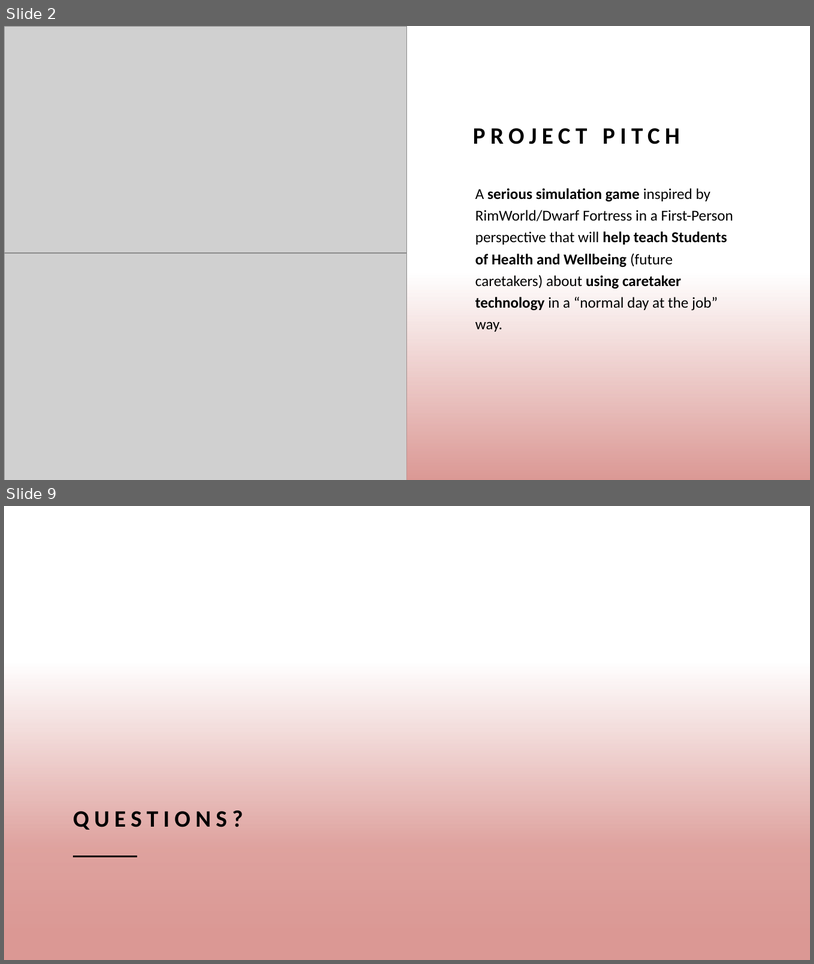
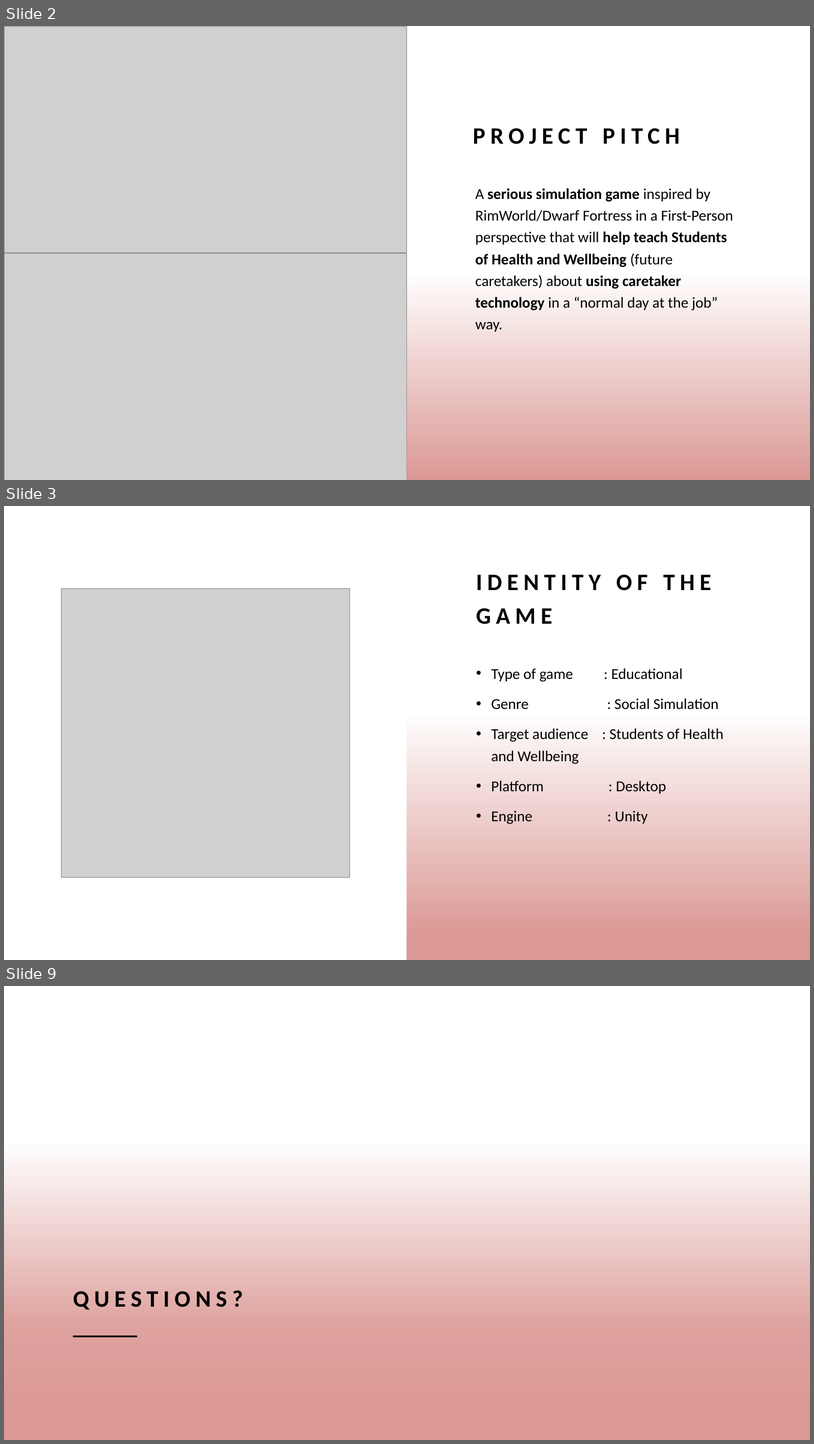
Before and after one commit to Snechar/CaretakerSim, a slide deck: Documents/Pitch.pptx. Shown one above the other, each under a label of ours: slides 2 and 9 before the commit, slides 2, 3 and 9 after it; the slides between them are not shown. The pictures are 814x964 and 814x1444 pixels, drawn with LibreOffice and Linux fonts; fonts in the diff are those of the drawing; grey boxes stand for pictures; background and template pictures are left out. Boxes give left, top, right and bottom in pixels: in the first picture for what was removed or moved away, otherwise in the second. Text is boxed around its words. In the diff, an @@ line names an element or a change of style, - is before the commit and + after.

```diff
--- a/Documents/Pitch.pptx
+++ b/Documents/Pitch.pptx
@@ slide 3 added at (x1=4, y1=506, x2=810, y2=960), background #FFFFFF; not listed: 1 template element that a slide beside it also shows @@
@@ rectangle added at (x1=4, y1=506, x2=810, y2=960), fill #FFFFFF @@
@@ rectangle added at (x1=5, y1=506, x2=408, y2=960), fill #FFFFFF @@
@@ title added at (x1=476, y1=574, x2=711, y2=624), 28 pt, text #000000, bold @@
+IDENTITY OF THE GAME
@@ picture added at (x1=62, y1=589, x2=350, y2=877) @@
@@ rectangle added at (x1=407, y1=673, x2=810, y2=960), fill gradient #DB9894 @@
@@ text added at (x1=491, y1=668, x2=724, y2=824), 18 pt, text #000000 @@
+• Type of game : Educational
+• Genre : Social Simulation
+• Target audience : Students of Health and Wellbeing
+• Platform : Desktop
+• Engine : Unity
```
Also in this commit, not shown: 2 slides changed, 4 other slides added, 5 slides removed.
